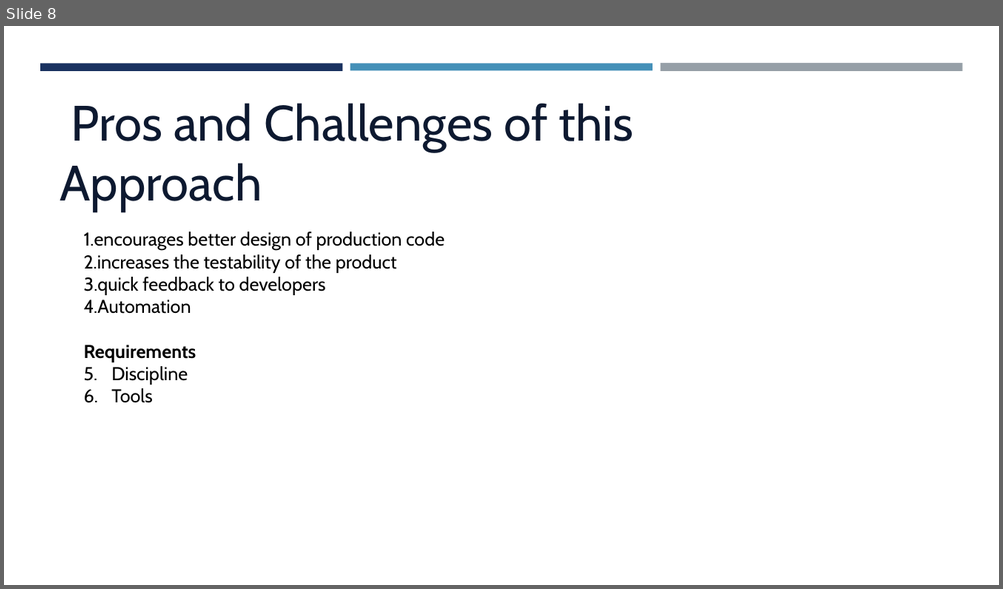
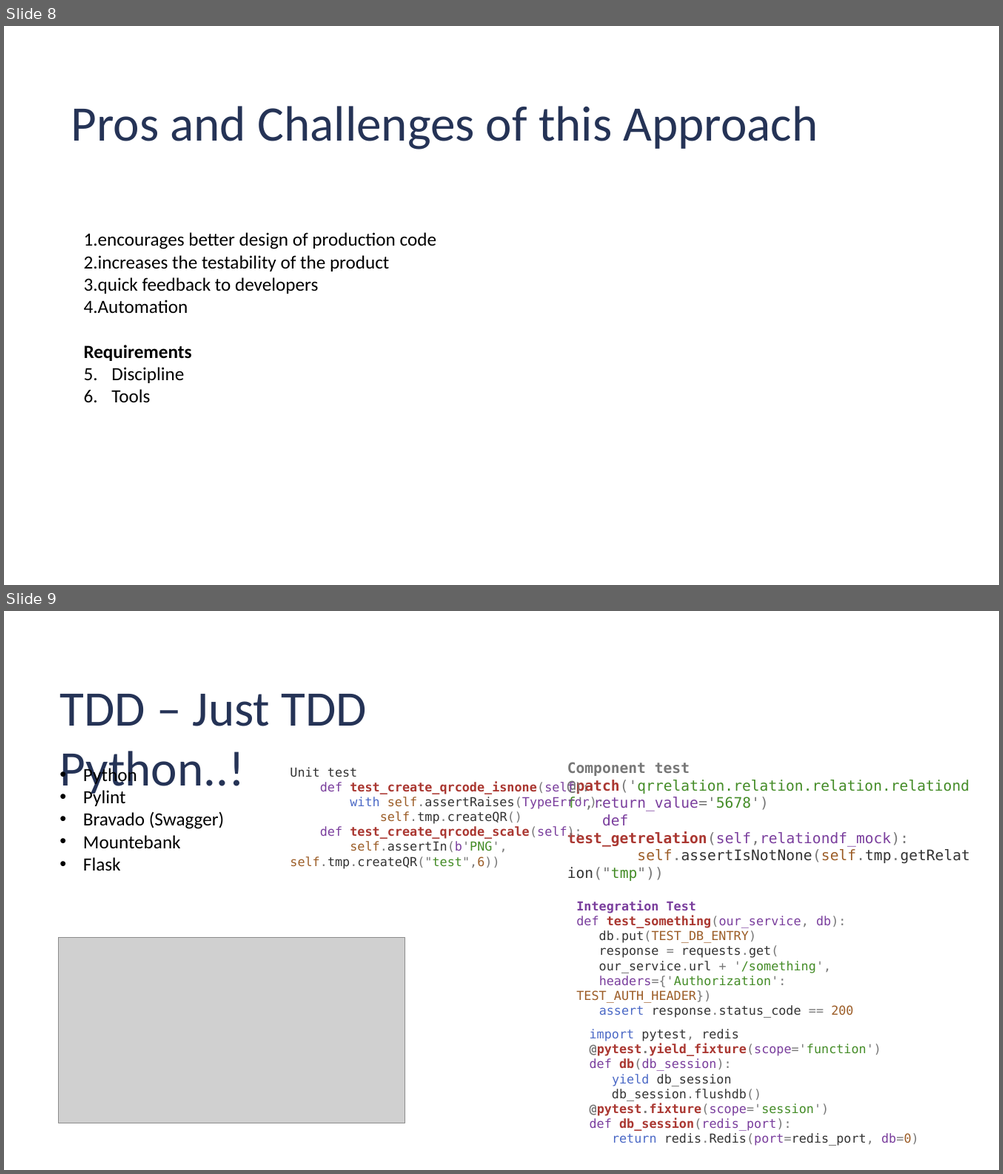
Before and after one commit to jkcpavan/coreTDD, a slide deck: How to Automate API Testing.pptx. Shown one above the other, each under a label of ours: slide 8 before the commit, slides 8 and 9 after it. The pictures are 1003x589 and 1003x1174 pixels, drawn with LibreOffice and Linux fonts; fonts in the diff are those of the drawing; grey boxes stand for pictures. Boxes give left, top, right and bottom in pixels: in the first picture for what was removed or moved away, otherwise in the second. Text is boxed around its words. In the diff, an @@ line names an element or a change of style, - is before the commit and + after.

```diff
--- a/How to Automate API Testing.pptx
+++ b/How to Automate API Testing.pptx
@@ slide 9 added at (4, 611, 999, 1170), background #FFFFFF @@
@@ text added at (60, 694, 366, 797), 48 pt, text #253356 @@
+TDD – Just TDD Python..!
@@ text added at (83, 766, 224, 871), 18 pt, text #000000 @@
+• Python
+• Pylint
+• Bravado (Swagger)
+• Mountebank
+• Flask
@@ text added at (320, 762, 969, 881), 14 pt, text #448C27 @@
+Component test
+@patch('qrrelation.relation.relation.relationdf',return_value='5678')
+def test_getrelation(self,relationdf_mock):
+self.assertIsNotNone(self.tmp.getRelation("tmp"))
@@ text added at (290, 767, 628, 869), 12 pt, text #333333 @@
+Unit test
+def test_create_qrcode_isnone(self):
+with self.assertRaises(TypeError):
+self.tmp.createQR()
+def test_create_qrcode_scale(self):
+self.assertIn(b'PNG', self.tmp.createQR("test",6))
@@ text added at (576, 901, 853, 1018), 12 pt, text #333333 @@
+Integration Test
+def test_something(our_service, db):
+db.put(TEST_DB_ENTRY)
+response = requests.get(
+our_service.url + '/something',
+headers={'Authorization': TEST_AUTH_HEADER})
+assert response.status_code == 200
@@ picture added at (59, 938, 404, 1124) @@
@@ text added at (589, 1029, 919, 1146), 12 pt, text #333333 @@
+import pytest, redis
+@pytest.yield_fixture(scope='function')
+def db(db_session):
+yield db_session
+db_session.flushdb()
+@pytest.fixture(scope='session')
+def db_session(redis_port):
+return redis.Redis(port=redis_port, db=0)
@@ slide 8 changed as well @@
@@ rectangle removed at (40, 63, 343, 70) @@
@@ rectangle removed at (350, 63, 652, 70) @@
@@ rectangle removed at (660, 63, 962, 72) @@
@@ text "Pros and Challenges of this ..." at (71, 106, 818, 150): font Cabin to Calibri, text colour #0D1930 to #253356 @@
@@ text "encourages better design of production ..." at (84, 232, 436, 403): font Cabin to Calibri @@
```
Also in this commit, not shown: 12 other slides changed, 2 other slides added, 1 slide removed.
